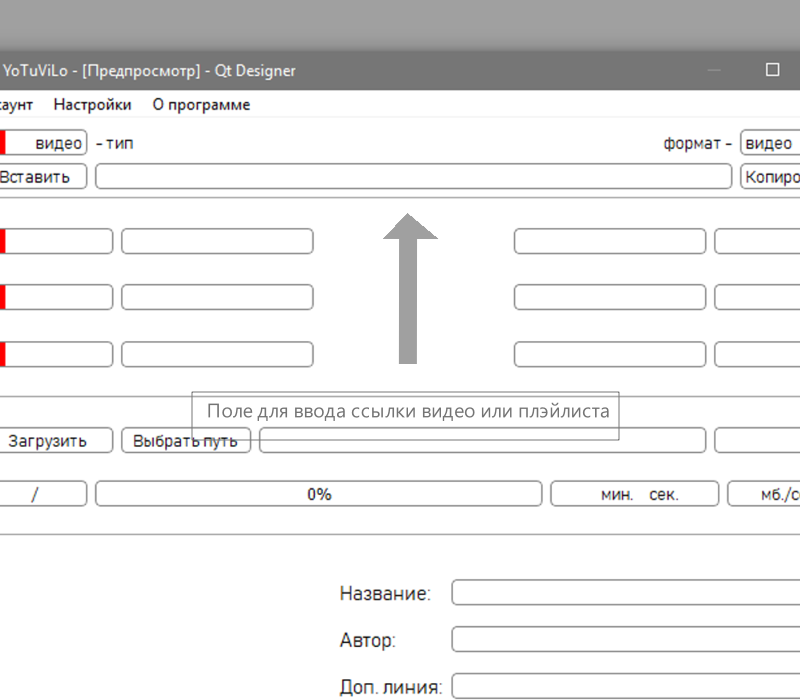
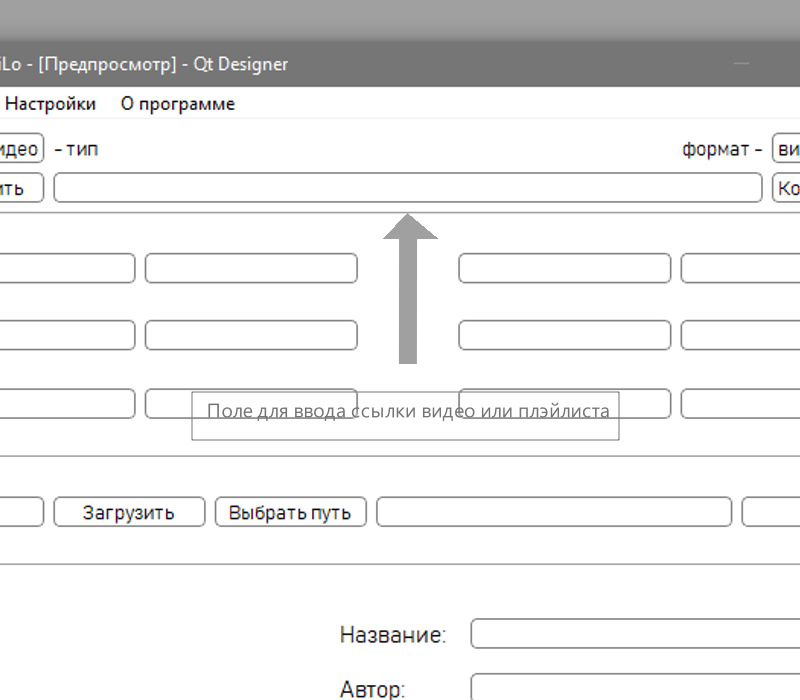
Two versions of the same layered image (800x700). Layer-by-layer changes:
added layer "Обычный слой 1 (вставлено)" above "Фон" over [0, 23, 800, 700]
painted on "Фон" (1st of 2) over [0, 23, 800, 700]
